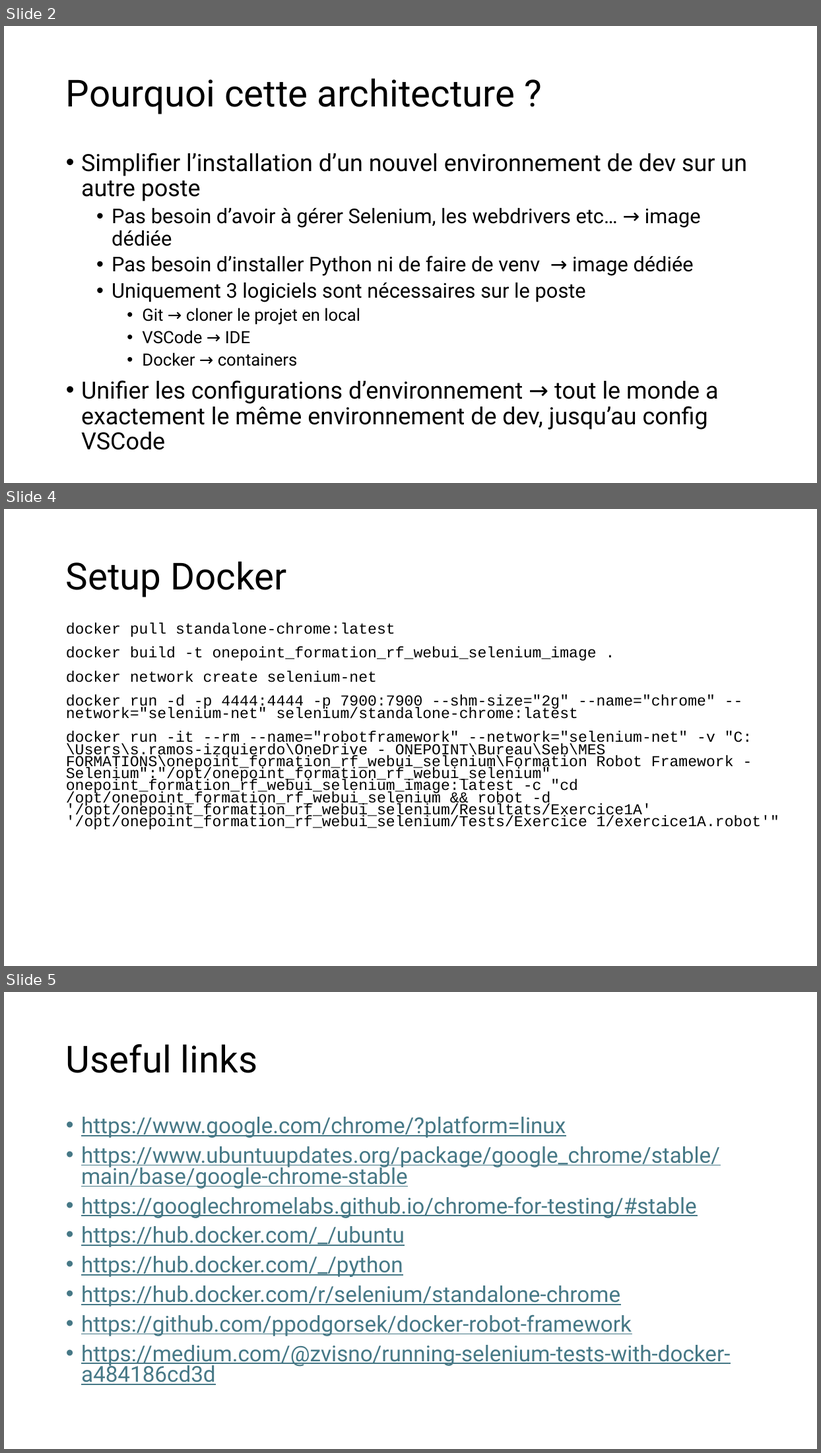
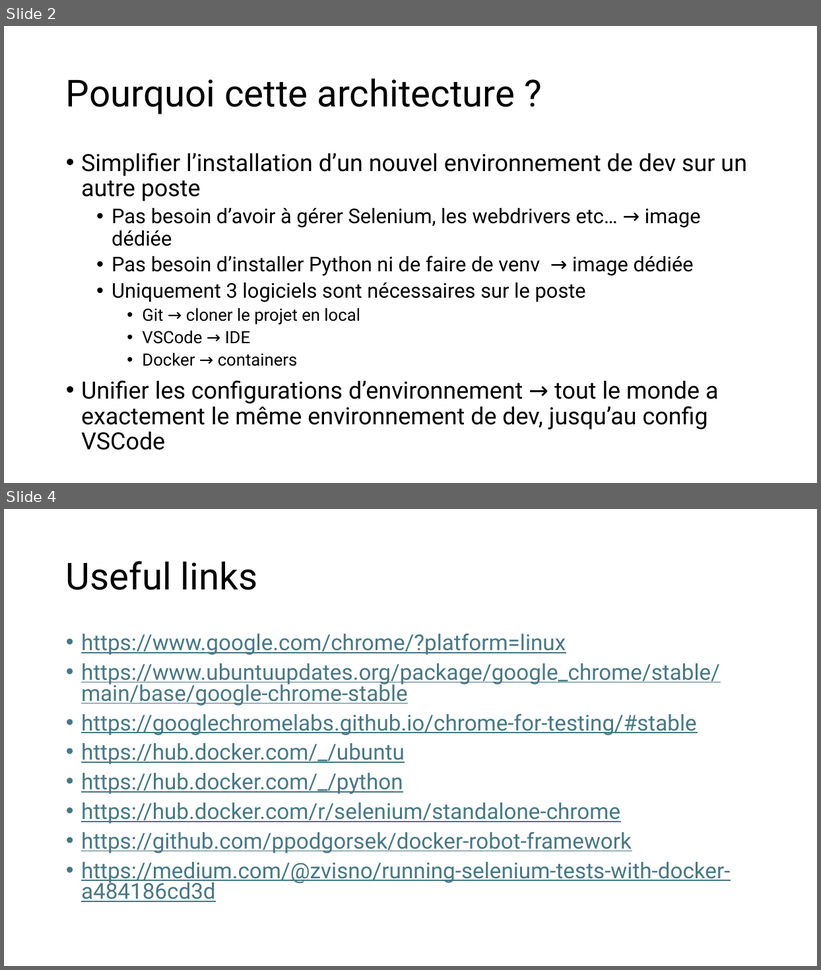
Before and after one commit to Rezzas/onepoint_formation_rf_webui_selenium, a slide deck: Presentation Architecture.pptx. Shown one above the other, each under a label of ours: slides 2, 4 and 5 before the commit, slides 2 and 4 after it; the slides between them are not shown. The pictures are 821x1453 and 821x970 pixels, drawn with LibreOffice and Linux fonts; fonts in the diff are those of the drawing. Boxes give left, top, right and bottom in pixels: in the first picture for what was removed or moved away, otherwise in the second. Text is boxed around its words. In the diff, an @@ line names an element or a change of style, - is before the commit and + after.

Commit message:
Docker Compose version

```diff
--- a/Presentation Architecture.pptx
+++ b/Presentation Architecture.pptx
@@ slide 4 removed at bbox=[4, 509, 817, 966], background #FFFFFF @@
@@ title removed at bbox=[66, 561, 287, 597] @@
-Setup Docker
@@ text removed at bbox=[66, 623, 780, 830] @@
-docker pull standalone-chrome:latest
-docker build -t onepoint_formation_rf_webui_selenium_image .
-docker network create selenium-net
-docker run -d -p 4444:4444 -p 7900:7900 --shm-size="2g" --name="chrome" --network="selenium-net" selenium/standalone-chrome:latest
-docker run -it --rm --name="robotframework" --network="selenium-net" -v "C:\Users\s.ramos-izquierdo\OneDrive - ONEPOINT\Bureau\Seb\MES FORMATIONS\onepoint_formation_rf_webui_selenium\Formation Robot Framework - Selenium":"/opt/onepoint_formation_rf_webui_selenium" onepoint_formation_rf_webui_selenium_image:latest -c "cd /opt/onepoint_formation_rf_webui_selenium && robot -d '/opt/onepoint_formation_rf_webui_selenium/Resultats/Exercice1A' '/opt/onepoint_formation_rf_webui_selenium/Tests/Exercice 1/exercice1A.robot'"
@@ what was slide 5 is now slide 4 @@
```
Also in this commit, not shown: 2 slides changed, 11 other files.
